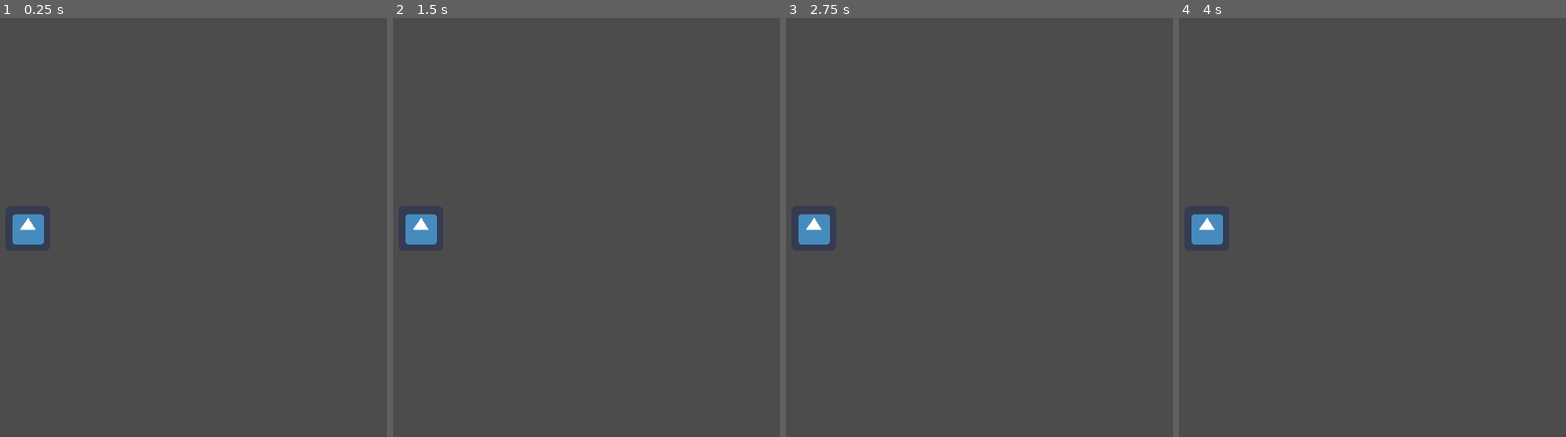
Above: before the commit, frames 1-4 (left to right).
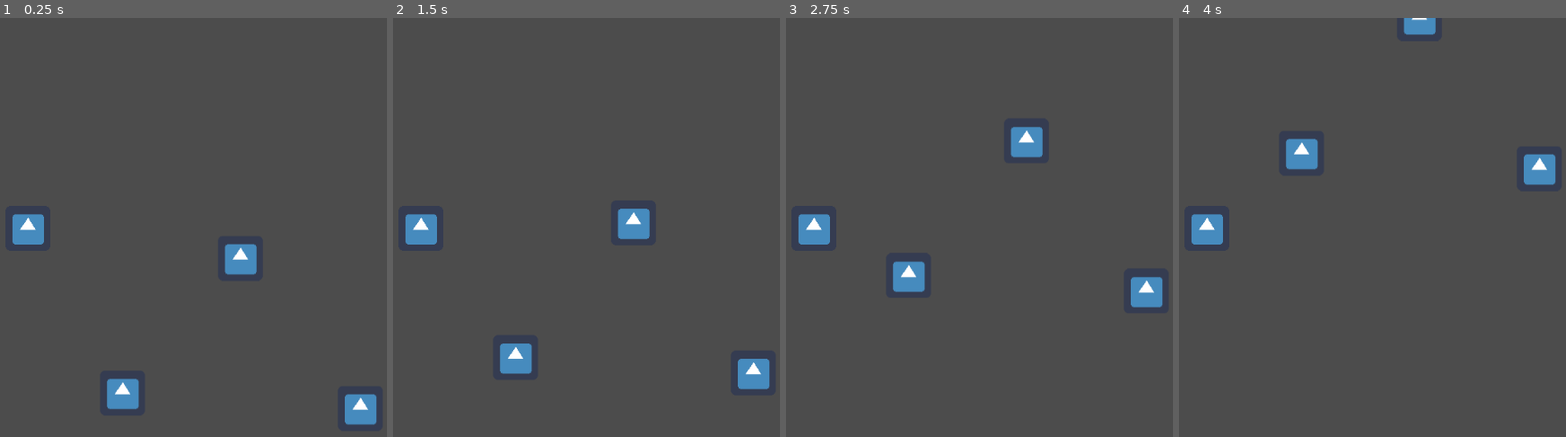
Above: after the commit, the same moments.

Repository: learnictnow/godot-examples
Game: Godot game, scene res://MainScene.tscn
Same seed, same stepped clock (60 frames per second), same inputs: the game is played once before the commit and once after it. The engine's default icon, where the game draws it, is replaced by a stand-in: a white triangle on a blue panel in a dark square.
Inputs:
- Up to frame 1 (0.25 s): no input
- Up to frame 2 (1.5 s): no input
- Up to frame 3 (2.75 s): no input
- Up to frame 4 (4 s): no input

The runs differ from the first frame. In frame 1, 1.8% of the frame differs, in the area x 27-98%, y 53-98%; in frame 2, 1.8%; in frame 3, 1.8%; in frame 4, 1.6%.

Commit message:
godot laptop

Diff:
--- a/Godot Github Test/MainScene.tscn
+++ b/Godot Github Test/MainScene.tscn
@@ -19,3 +19,15 @@
 
 [node name="Camera2D" type="Camera2D" parent="RigidBody2D"]
 current = true
+
+[node name="Icon" type="Sprite" parent="."]
+position = Vector2( 474, 258 )
+texture = ExtResource( 1 )
+
+[node name="Icon2" type="Sprite" parent="."]
+position = Vector2( 135, 236 )
+texture = ExtResource( 1 )
+
+[node name="Icon3" type="Sprite" parent="."]
+position = Vector2( 303, 44 )
+texture = ExtResource( 1 )
